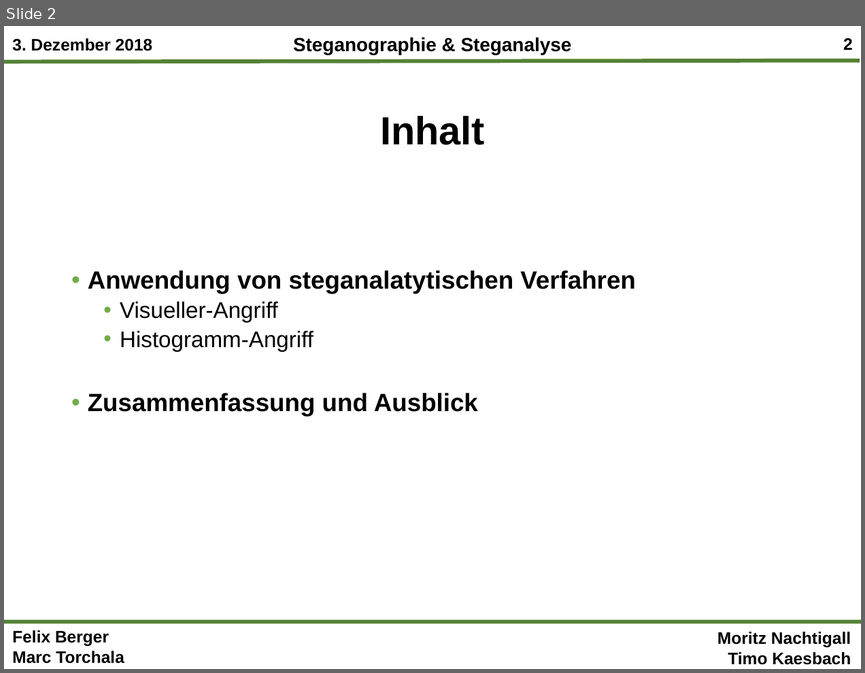
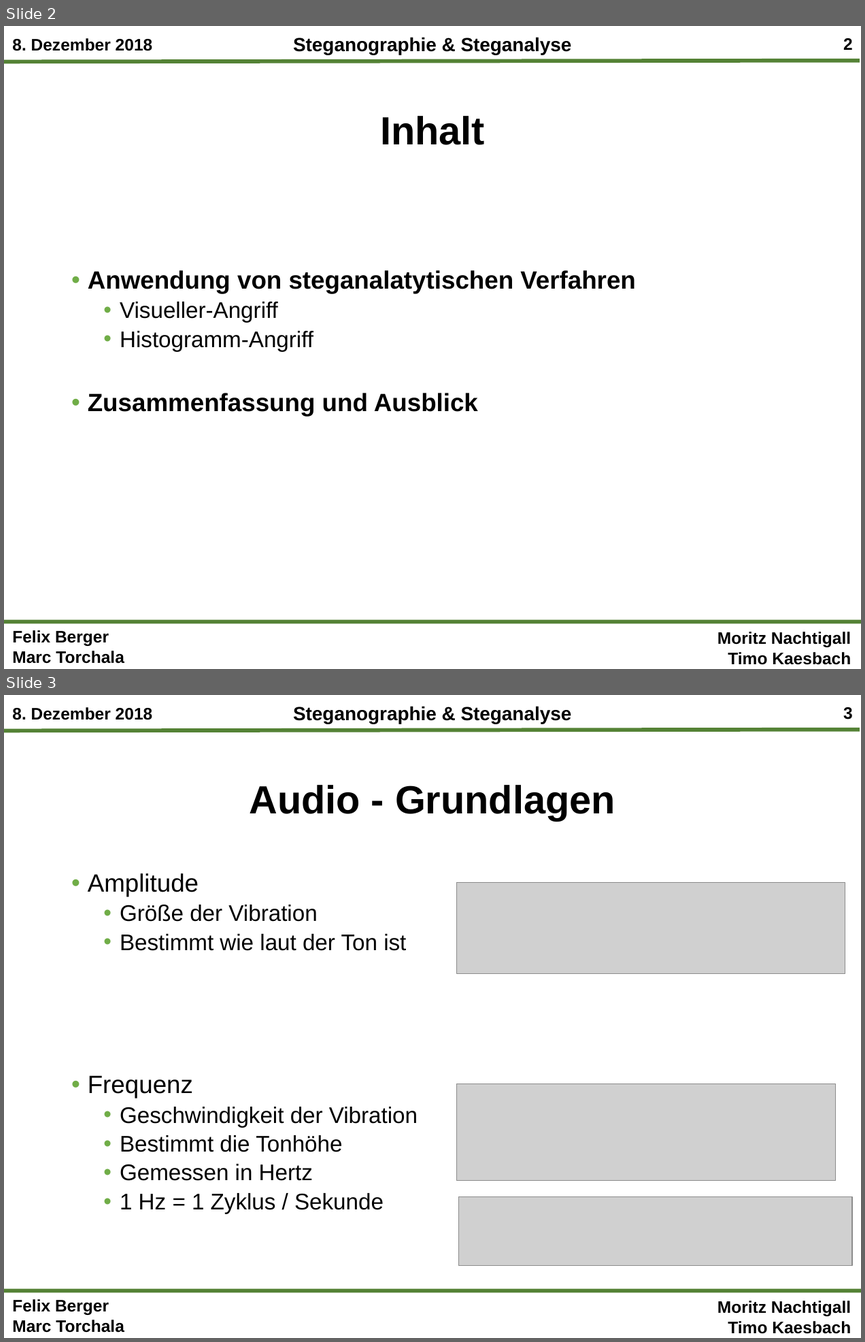
Before and after one commit to mtorchala/SteganographieSteganalyse, a slide deck: Präsentationen/Steganographie&Steganalyse_Gesamtpräsentation_Termin2.pptx. Shown one above the other, each under a label of ours: slide 2 before the commit, slides 2 and 3 after it. The pictures are 865x673 and 865x1342 pixels, drawn with LibreOffice and Linux fonts; fonts in the diff are those of the drawing; grey boxes stand for pictures; background and template pictures are left out. Boxes give left, top, right and bottom in pixels: in the first picture for what was removed or moved away, otherwise in the second. Text is boxed around its words. In the diff, an @@ line names an element or a change of style, - is before the commit and + after.

Commit message:
Audio LSb

```diff
--- a/Präsentationen/Steganographie&Steganalyse_Gesamtpräsentation_Termin2.pptx
+++ b/Präsentationen/Steganographie&Steganalyse_Gesamtpräsentation_Termin2.pptx
@@ slide 3 added at (x1=4, y1=695, x2=861, y2=1338), background #FFFFFF; not listed: 7 template elements that a slide beside it also shows @@
@@ title added at (x1=249, y1=785, x2=615, y2=820), 33 pt, text #000000, bold @@
+Audio - Grundlagen
@@ text added at (x1=88, y1=873, x2=417, y2=1213), 19 pt, text #000000 @@
+• Amplitude
+  • Größe der Vibration
+  • Bestimmt wie laut der Ton ist
+• Frequenz
+  • Geschwindigkeit der Vibration
+  • Bestimmt die Tonhöhe
+  • Gemessen in Hertz
+  • 1 Hz = 1 Zyklus / Sekunde
@@ picture added at (x1=456, y1=883, x2=844, y2=974) @@
@@ picture added at (x1=456, y1=1084, x2=835, y2=1181) @@
@@ picture added at (x1=459, y1=1196, x2=852, y2=1265) @@
@@ slide 2 changed as well @@
@@ text at (x1=12, y1=38, x2=153, y2=51): text changed @@
-3. Dezember 2018
+8. Dezember 2018
```
Also in this commit, not shown: 4 other slides added, 1 slide removed, 9 other files.
